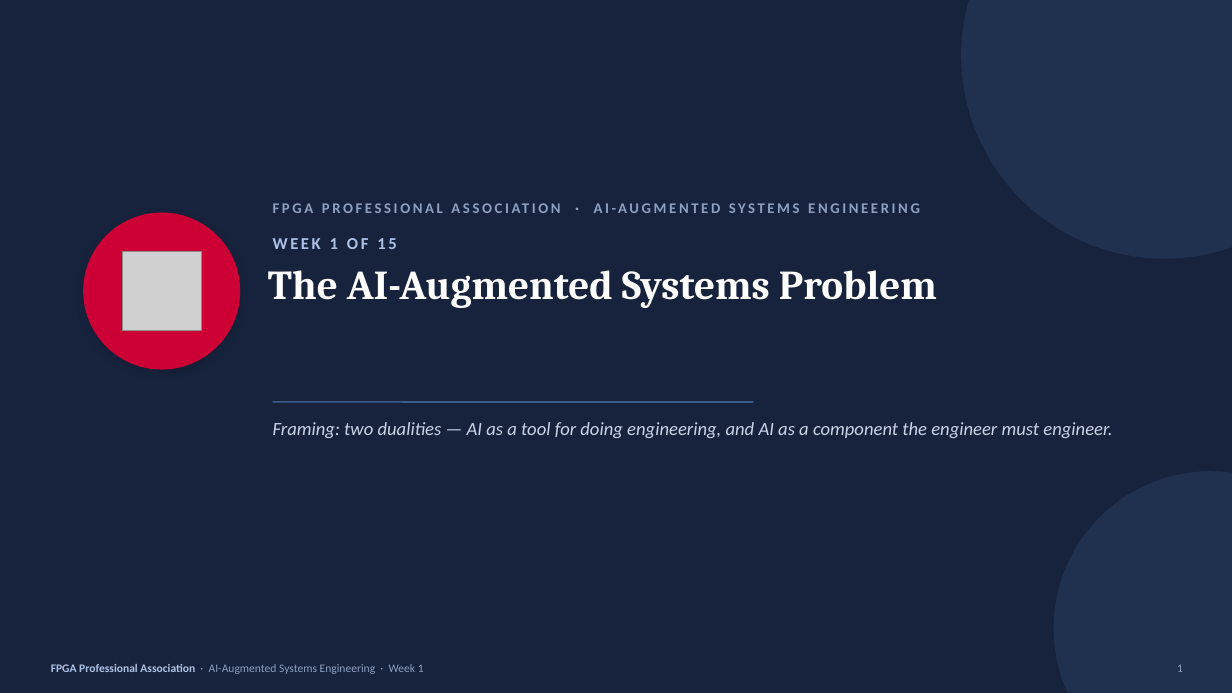
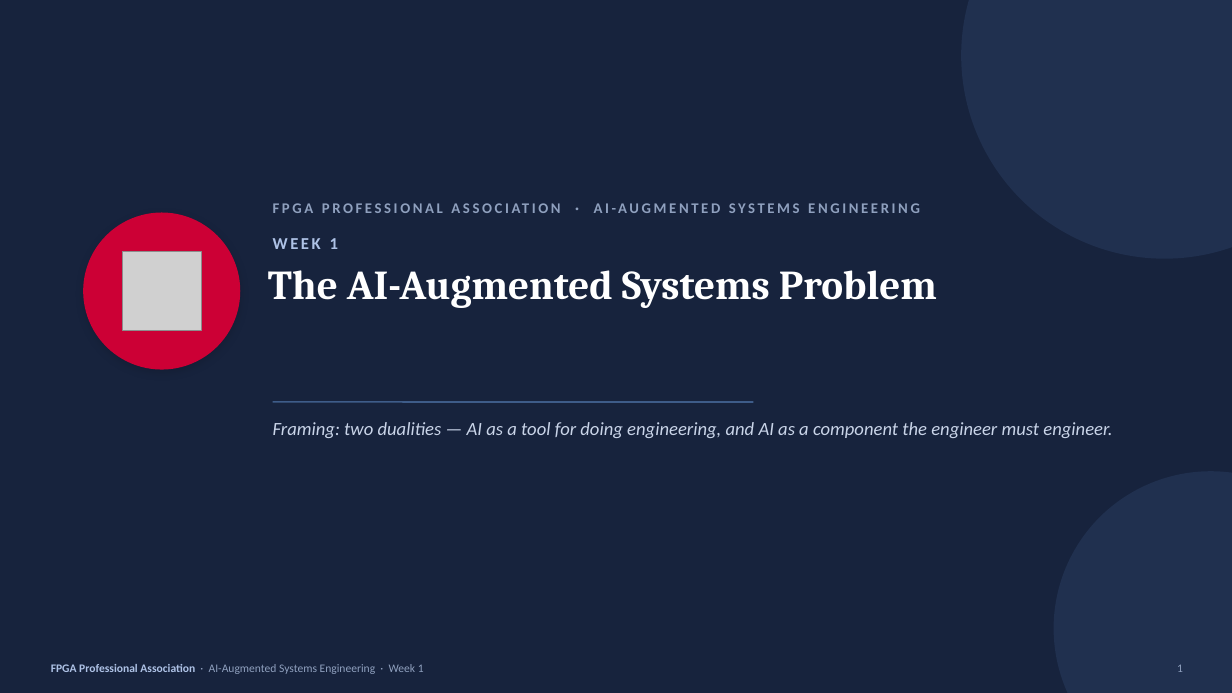
Before and after one commit to fpga-professional-association/fpgapa_website, a slide deck: slide 1 of assets/courses/ai-augmented-se/FPGAPA_AIAugmentedSE_Week01_The_AI_Augmented_Problem.pptx. Drawn at 1232x693 pixels with LibreOffice and Linux fonts; fonts in the diff are those of the drawing; grey boxes stand for pictures. Boxes give left, top, right and bottom in pixels: in the first picture for what was removed or moved away, otherwise in the second. Text is boxed around its words. In the diff, an @@ line names an element or a change of style, - is before the commit and + after.

```diff
--- a/assets/courses/ai-augmented-se/FPGAPA_AIAugmentedSE_Week01_The_AI_Augmented_Problem.pptx
+++ b/assets/courses/ai-augmented-se/FPGAPA_AIAugmentedSE_Week01_The_AI_Augmented_Problem.pptx
@@ text at bbox=[273, 238, 338, 249]: text changed @@
-WEEK 1 OF 15
+WEEK 1
```
Also in this commit, not shown: 5 other slides changed, 5 slides added, 4 other files.
